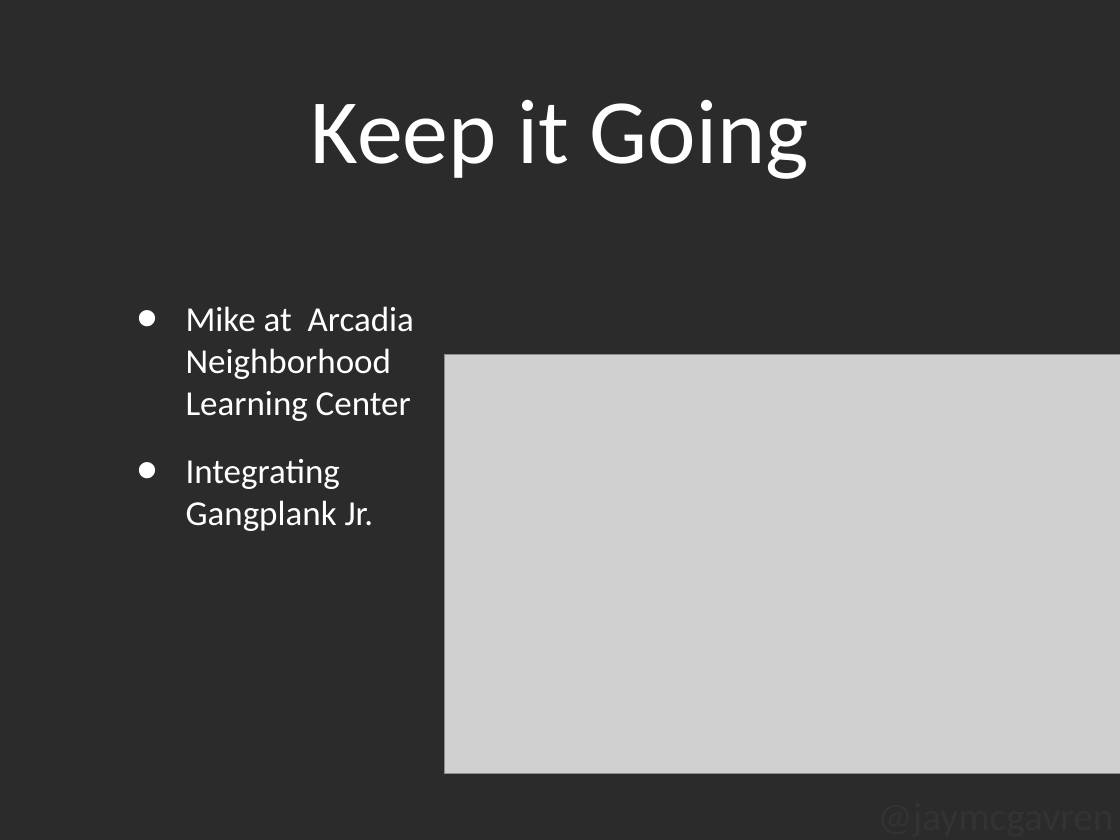
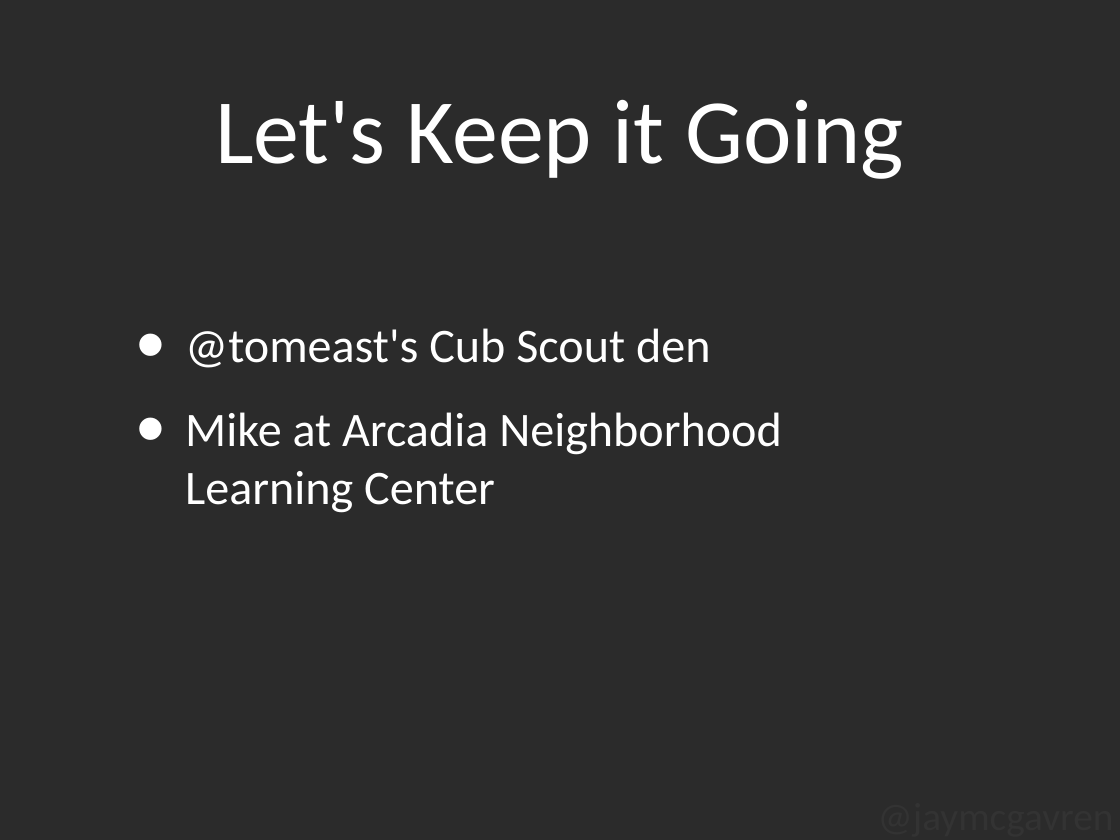
Before and after one commit to jaymcgavren/presentations, a slide deck: slide 17 of ignite_scratch/Ignite_Scratch.ppt (slide 16 before the commit). Drawn at 1120x840 pixels with LibreOffice and Linux fonts; fonts in the diff are those of the drawing; grey boxes stand for pictures; background and template pictures are left out; a plain dark background stands for a picture behind light text. Boxes give left, top, right and bottom in pixels: in the first picture for what was removed or moved away, otherwise in the second. Text is boxed around its words. In the diff, an @@ line names an element or a change of style, - is before the commit and + after.

```diff
--- a/ignite_scratch/Ignite_Scratch.ppt
+++ b/ignite_scratch/Ignite_Scratch.ppt
@@ text at [215, 100, 904, 179]: text changed @@
-Keep it Going
+Let's Keep it Going
@@ text at [185, 328, 710, 368]: paragraph added @@
+• @tomeast's Cub Scout den
@@ picture removed at [444, 354, 1120, 773] @@
@@ text at [185, 412, 782, 513]: size 32 to 44 pt in "Mike at Arcadia Neighborhood Learning Center" @@
@@ text at [186, 459, 374, 531]: paragraph removed @@
-• Integrating Gangplank Jr.
```
Also in this commit, not shown: 5 other slides changed, 8 slides added, 8 slides removed.
